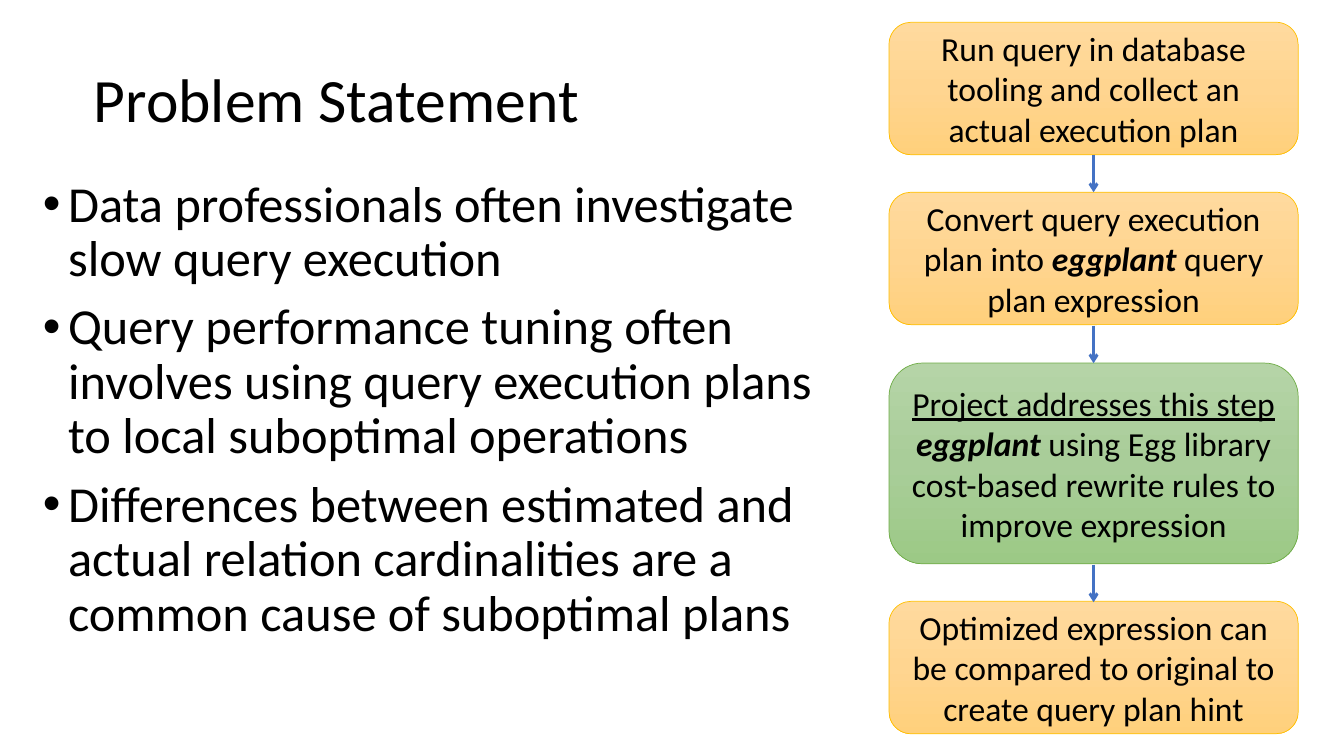
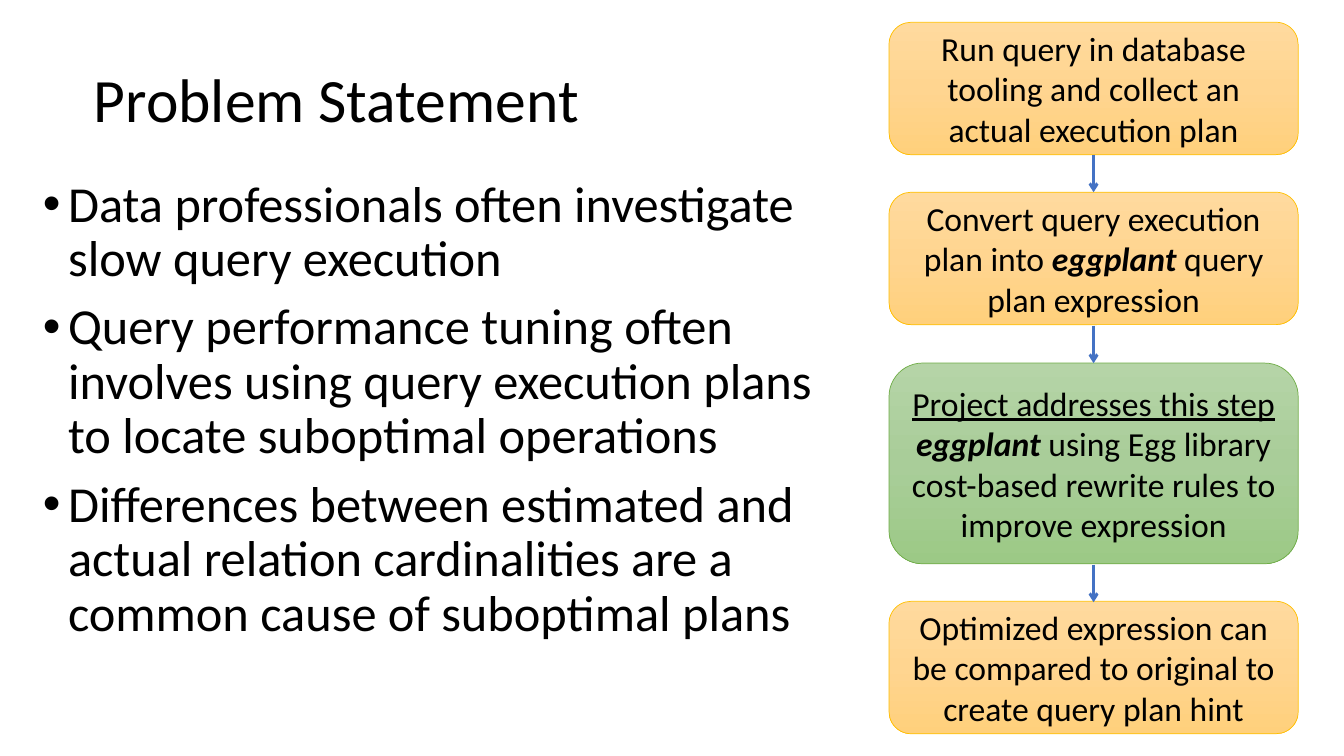
Before and after one commit to kburtram/eggplant, a slide deck: slide 2 of docs/kburtram-presentation.pptx. Drawn at 1344x756 pixels with LibreOffice and Linux fonts; fonts in the diff are those of the drawing. Boxes give left, top, right and bottom in pixels: in the first picture for what was removed or moved away, otherwise in the second. Text is boxed around its words. In the diff, an @@ line names an element or a change of style, - is before the commit and + after.

```diff
--- a/docs/kburtram-presentation.pptx
+++ b/docs/kburtram-presentation.pptx
@@ text at [68,309,811,461]: text changed @@
-• Query performance tuning often involves using query execution plans to local suboptimal operations
+• Query performance tuning often involves using query execution plans to locate suboptimal operations
```
Also in this commit, not shown: 4 other slides changed, 1 other file.
